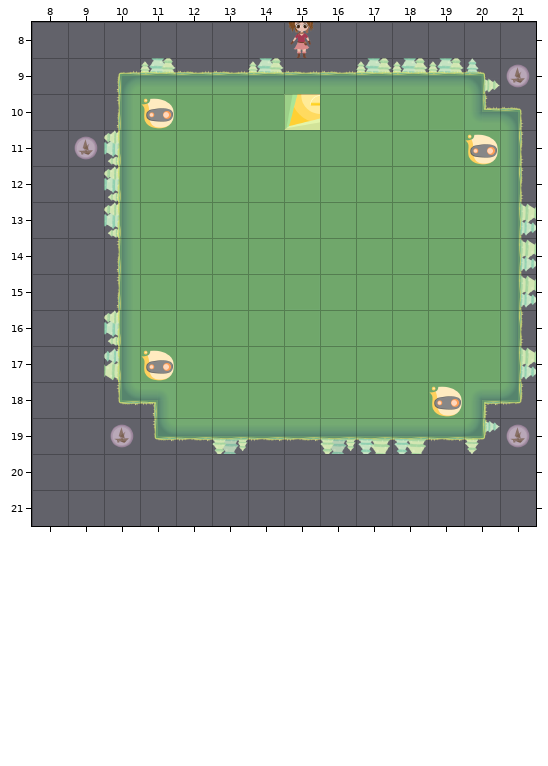
Tiled map: LibGDX/core/assets/Levels/level5.tmx. That is the earlier state.
Cells are 128x128 px. Shown: x 8..21, y 8..21.
Now the later version:
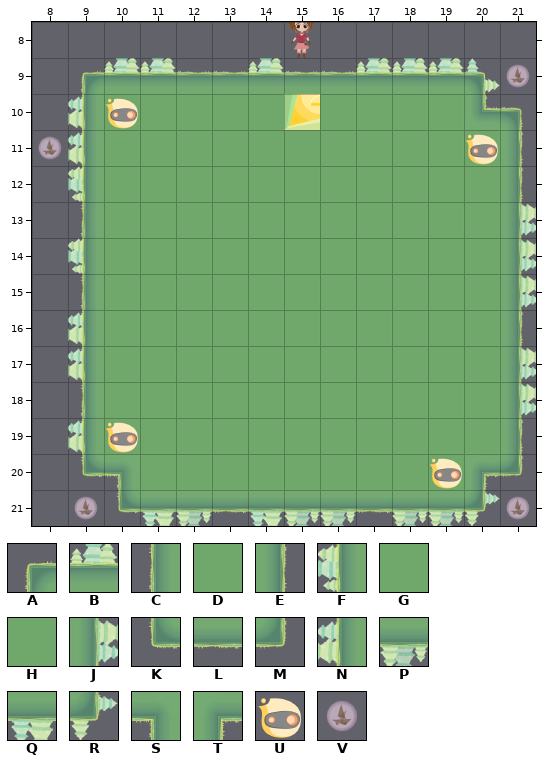
Key: from "newTile": A 9, B 15, C 18, D 19, E 20, F 22, G 23, H 24, J 25, K 27, L 28, M 29, N 31, P 41, Q 42, R 43, S 54, T 55, U 58 "undermonster", V 67 "ship".
_ is an empty cell.
Objects are placed by their top-left corner, in cells (3,4 is the top-left corner of cell 3,4); size is 1x1 cell unless given.
Difference:
Layer "Ground":
y 9: x 9..10 _A -> AB
y 10: x 9..10 _C -> NH
y 11: x 9..10 _F -> NG
y 12: x 9..10 _F -> FG
y 13: x 9..10 _F -> CG
y 14: x 9..10 _C -> FD
y 15: x 9..10 _C -> CH
y 16: x 9..10 _F -> NG
y 17: x 9..10 _N -> NH
y 18: x 9..11 _KS -> CDD; x 20..21 TM -> GJ
y 19: x 9..21 __KLPLLPQQLR_ -> NHGHGGHGHHHDE
y 20: x 9..21 _____________ -> KSHGGGHHHGGTM
y 21: x 10..20 ___________ -> KQPLQPPLPPR
Layer "Object":
y 11: x 8..9 _V -> V_
y 19: x 10 V -> _; x 21 V -> _
y 21: x 9 _ -> V; x 21 _ -> V
Layer "Monster":
changed: U "1" at 11,10 -> U "1" at 10,10
changed: U "4" at 11,17 -> U "4" at 10,19
changed: U "3" at 19,18 -> U "3" at 19,20
Pixel boxes of the changes (left, top, right, bottom) in both pictures:
changed: (38, 58, 536, 526)
